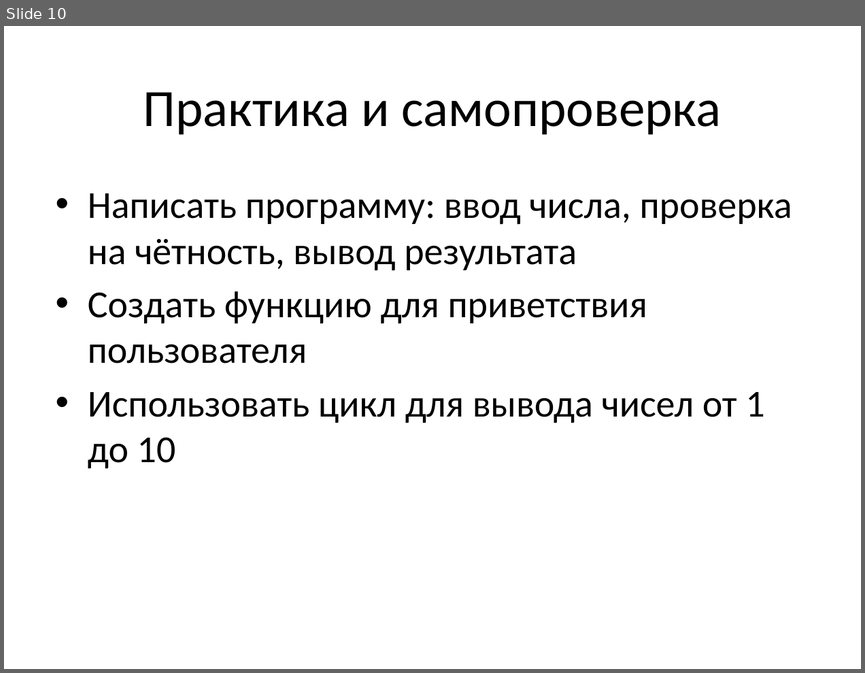
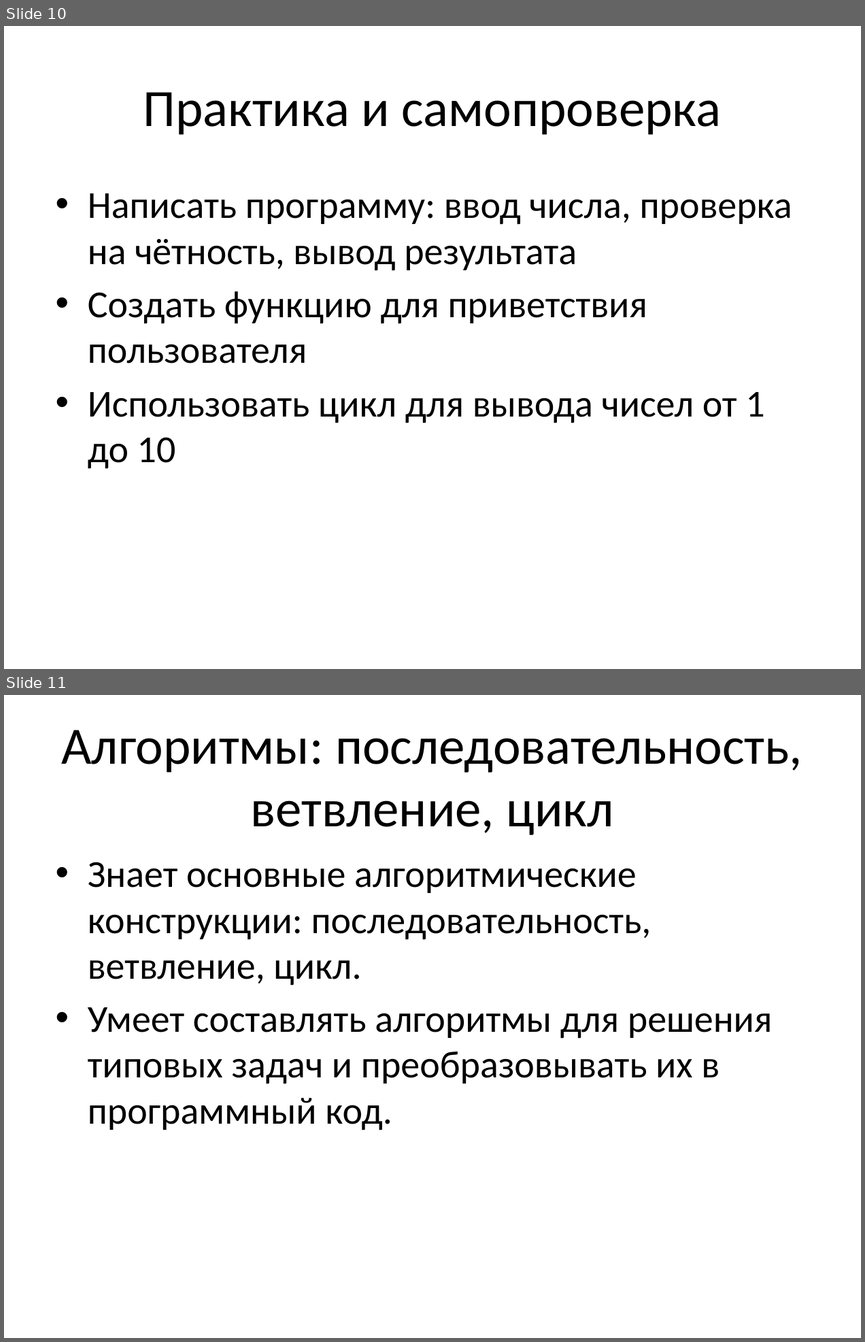
Before and after one commit to maxim007mv/gigaschool, a slide deck: examples/tk1/presentation_tk1.pptx. Shown one above the other, each under a label of ours: slide 10 before the commit, slides 10 and 11 after it. The pictures are 865x673 and 865x1342 pixels, drawn with LibreOffice and Linux fonts; fonts in the diff are those of the drawing. Boxes give left, top, right and bottom in pixels: in the first picture for what was removed or moved away, otherwise in the second. Text is boxed around its words. In the diff, an @@ line names an element or a change of style, - is before the commit and + after.

```diff
--- a/examples/tk1/presentation_tk1.pptx
+++ b/examples/tk1/presentation_tk1.pptx
@@ slide 11 added at bbox=[4, 695, 861, 1338], background #FFFFFF @@
@@ title added at bbox=[61, 730, 802, 835], 44 pt, text #000000 @@
+Алгоритмы: последовательность, ветвление, цикл
@@ text added at bbox=[88, 862, 772, 1130], 32 pt, text #000000 @@
+• Знает основные алгоритмические конструкции: последовательность, ветвление, цикл.
+• Умеет составлять алгоритмы для решения типовых задач и преобразовывать их в программный код.
```
Also in this commit, not shown: 59 other files.
